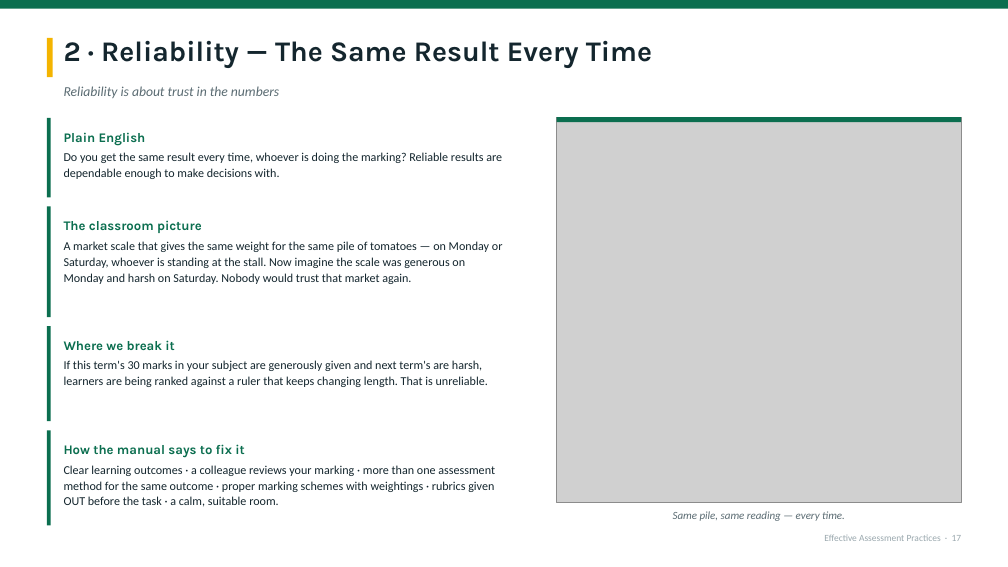
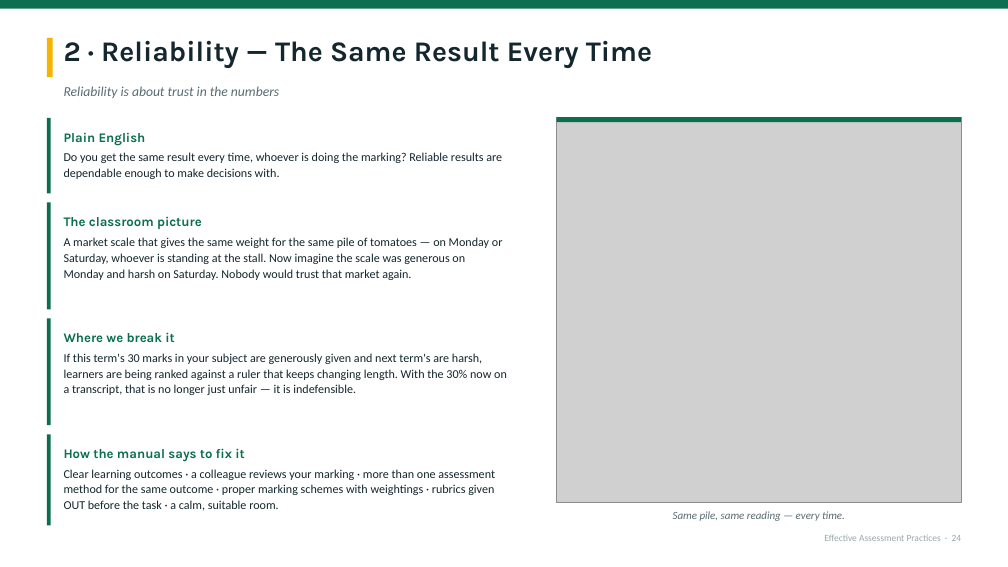
Before and after one commit to kumahemmanuel69-oss/Keelson-ACADEX, a slide deck: slide 24 of deliverables/Effective-Assessment-Practices-KATON-2026.pptx (slide 17 before the commit). Drawn at 1008x567 pixels with LibreOffice and Linux fonts; fonts in the diff are those of the drawing; grey boxes stand for pictures. Boxes give left, top, right and bottom in pixels: in the first picture for what was removed or moved away, otherwise in the second. Text is boxed around its words. In the diff, an @@ line names an element or a change of style, - is before the commit and + after.

```diff
--- a/deliverables/Effective-Assessment-Practices-KATON-2026.pptx
+++ b/deliverables/Effective-Assessment-Practices-KATON-2026.pptx
@@ rounded rectangle: place and size @@
-rounded rectangle at <box>47,206,525,317</box>
+rounded rectangle at <box>47,203,525,309</box>
@@ rectangle: place and size @@
-rectangle at <box>47,206,51,317</box>
+rectangle at <box>47,203,51,309</box>
@@ text "The classroom picture": place and size @@
-text "The classroom picture" at <box>64,220,503,284</box>
+text "The classroom picture" at <box>64,216,503,280</box>
@@ rounded rectangle: place and size @@
-rounded rectangle at <box>47,327,525,422</box>
+rounded rectangle at <box>47,318,525,425</box>
@@ rectangle: place and size @@
-rectangle at <box>47,327,51,422</box>
+rectangle at <box>47,318,51,425</box>
@@ text at <box>64,353,507,395</box>: text changed @@
-If this term's 30 marks in your subject are generously given and next term's are harsh, learners are being ranked against a ruler that keeps changing length. That is unreliable.
+If this term's 30 marks in your subject are generously given and next term's are harsh, learners are being ranked against a ruler that keeps changing length. With the 30% now on a transcript, that is no longer just unfair — it is indefensible.
@@ text "Where we break it": place and size @@
-text "Where we break it" at <box>64,340,488,387</box>
+text "Where we break it" at <box>64,332,507,395</box>
@@ rounded rectangle: place and size @@
-rounded rectangle at <box>47,430,525,526</box>
+rounded rectangle at <box>47,434,525,526</box>
@@ rectangle: place and size @@
-rectangle at <box>47,430,51,526</box>
+rectangle at <box>47,434,51,526</box>
@@ text "How the manual says to ...": place and size @@
-text "How the manual says to ..." at <box>64,444,495,507</box>
+text "How the manual says to ..." at <box>64,448,495,511</box>
```
Also in this commit, not shown: 20 other slides changed, 27 slides added, 16 slides removed, 9 other files.
